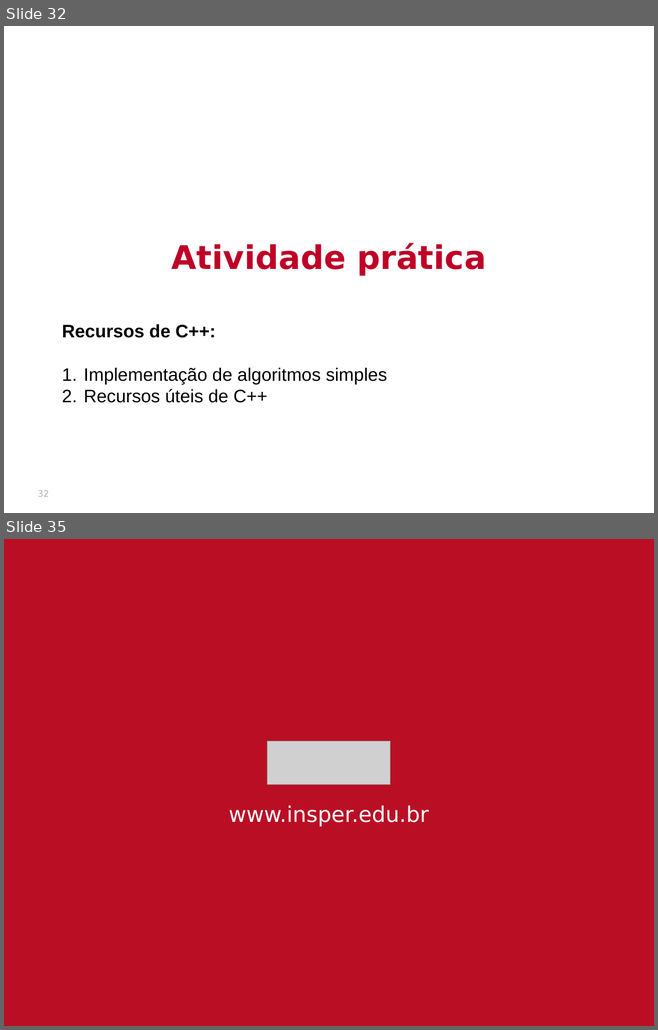
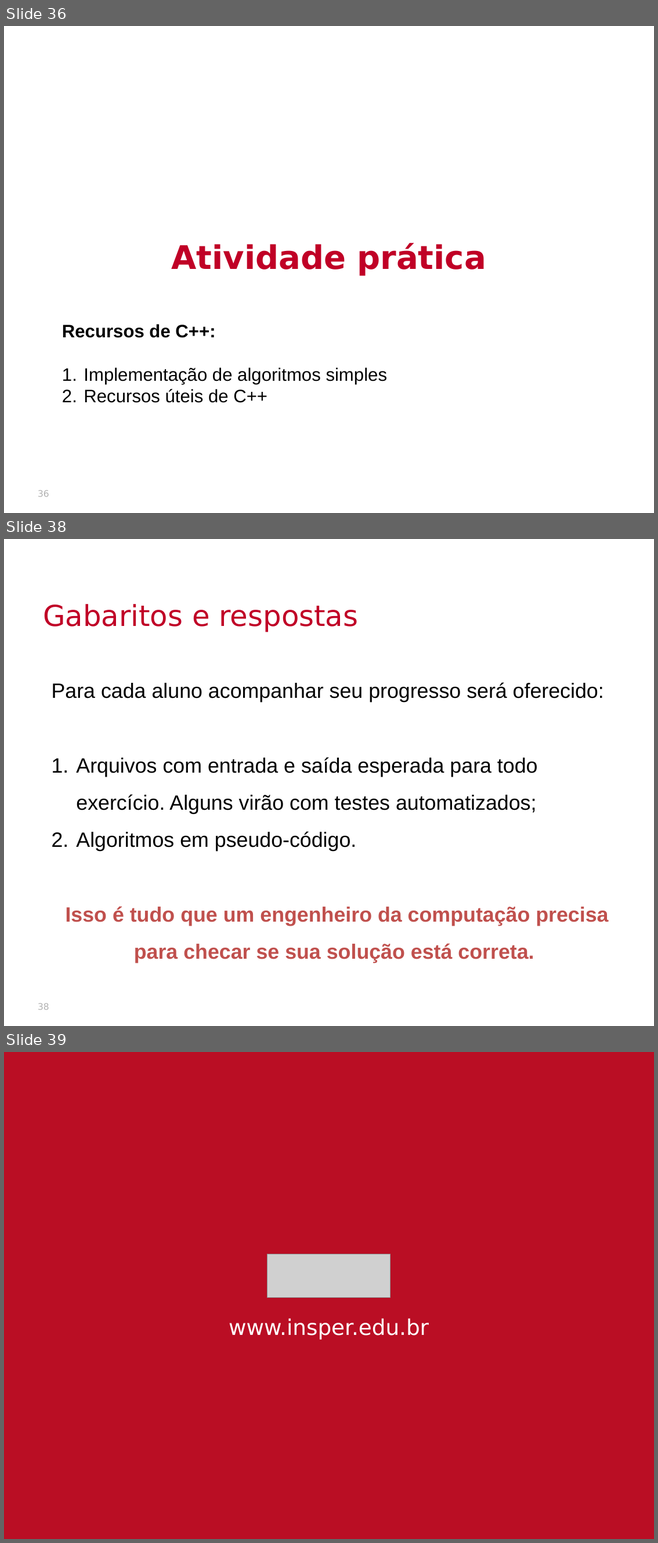
Before and after one commit to thalials/supercomp, a slide deck: aulas/01-introducao/slides.pptx. Shown one above the other, each under a label of ours: slides 32 and 35 before the commit, slides 36, 38 and 39 after it; the slides between them are not shown. The pictures are 658x1030 and 658x1543 pixels, drawn with LibreOffice and Linux fonts; fonts in the diff are those of the drawing; grey boxes stand for pictures; background and template pictures are left out. Boxes give left, top, right and bottom in pixels: in the first picture for what was removed or moved away, otherwise in the second. Text is boxed around its words. In the diff, an @@ line names an element or a change of style, - is before the commit and + after.

```diff
--- a/aulas/01-introducao/slides.pptx
+++ b/aulas/01-introducao/slides.pptx
@@ slide 38 added at (4,539,654,1026), background picture (left out) @@
@@ text added at (43,604,358,632), 32 pt, text #C00026 @@
+Gabaritos e respostas
@@ text added at (52,682,608,963), 23 pt, text #000000 @@
+Para cada aluno acompanhar seu progresso será oferecido:
+1. Arquivos com entrada e saída esperada para todo exercício. Alguns virão com testes automatizados;
+2. Algoritmos em pseudo-código.
+Isso é tudo que um engenheiro da computação precisa para checar se sua solução está correta.
@@ page number added at (38,1003,49,1010), 10 pt, text #B2B2B2 @@
+38
@@ what was slide 32 is now slide 36 @@
@@ page number at (38,490,49,497): text changed @@
-32
+36
@@ what was slide 35 is now slide 39 @@
```
Also in this commit, not shown: 2 slides changed, 3 other slides added, 27 other files.
